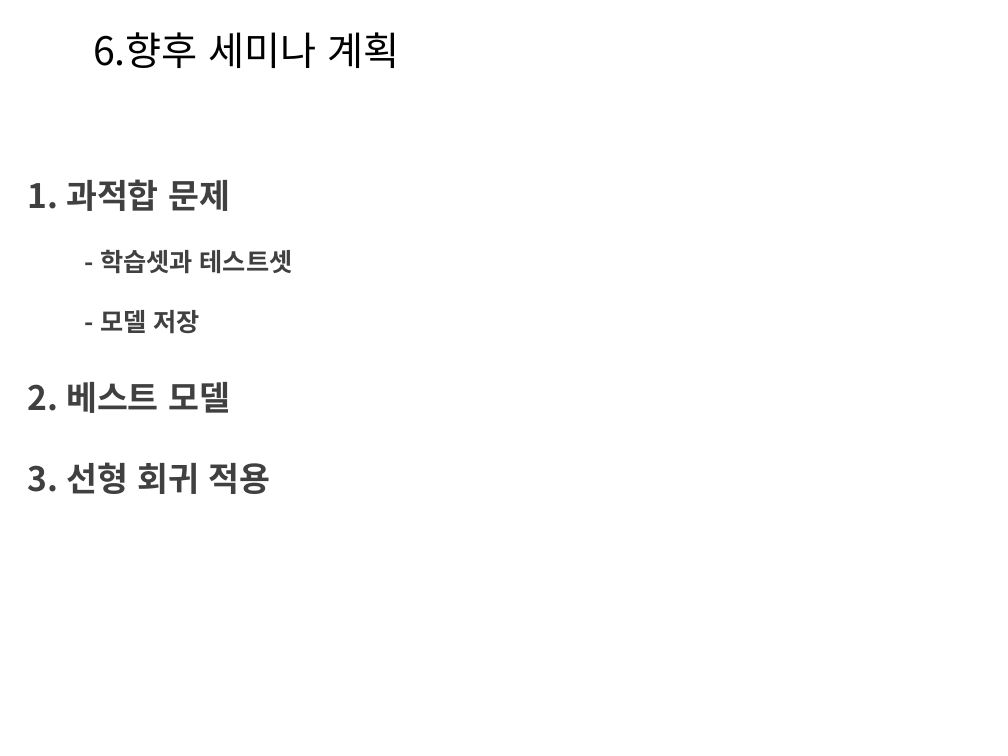
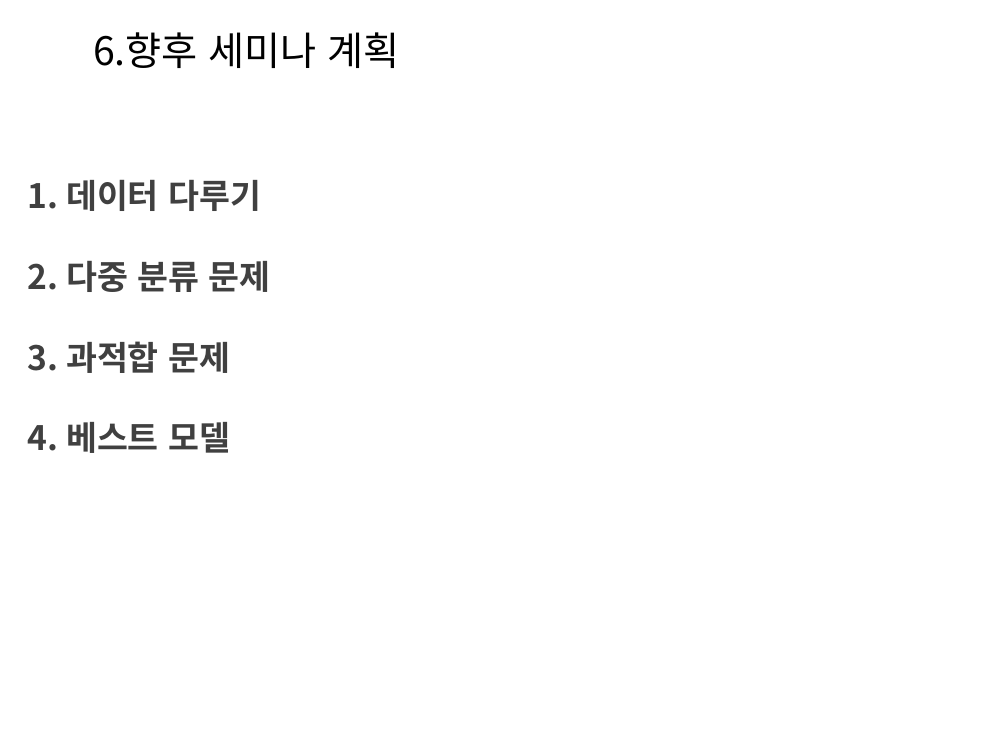
Before and after one commit to Heechul90/Deep_Learning, a slide deck: slide 31 of Study/정리/Deep Learning02.pptx (slide 30 before the commit). Drawn at 1008x756 pixels with LibreOffice and Linux fonts; fonts in the diff are those of the drawing; background and template pictures are left out. Boxes give left, top, right and bottom in pixels: in the first picture for what was removed or moved away, otherwise in the second. Text is boxed around its words. In the diff, an @@ line names an element or a change of style, - is before the commit and + after.

```diff
--- a/Study/정리/Deep Learning02.pptx
+++ b/Study/정리/Deep Learning02.pptx
@@ text at (x1=28, y1=180, x2=271, y2=453): text changed @@
-1. 과적합 문제
-- 학습셋과 테스트셋
-- 모델 저장
-2. 베스트 모델
-3. 선형 회귀 적용
+1. 데이터 다루기
+2. 다중 분류 문제
+3. 과적합 문제
+4. 베스트 모델
```
Also in this commit, not shown: 2 other slides changed, 1 slide added, 1 other file.
